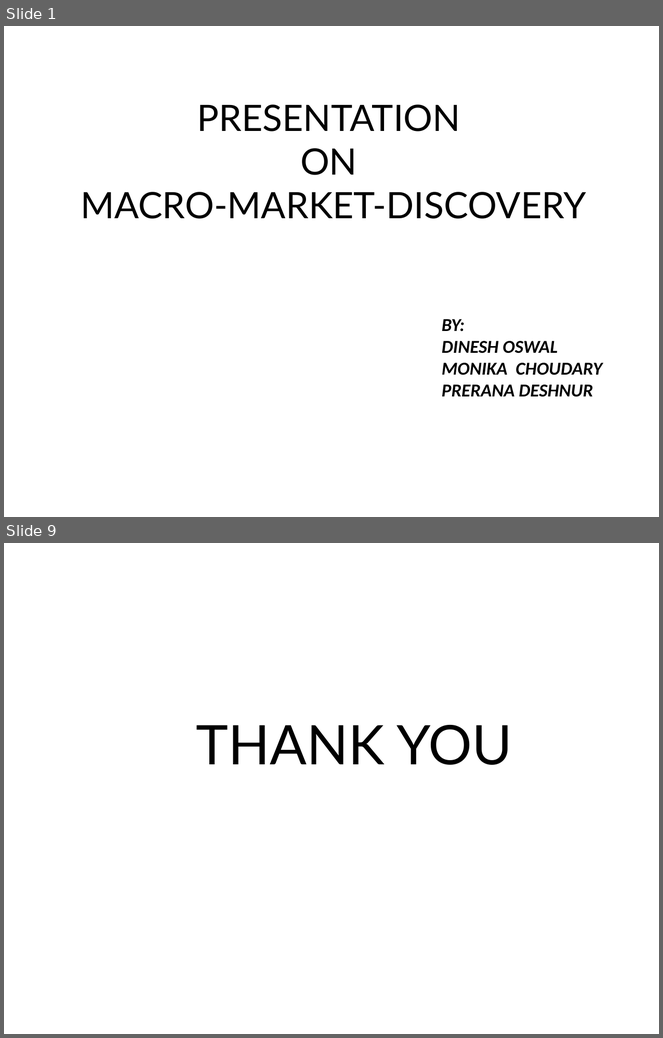
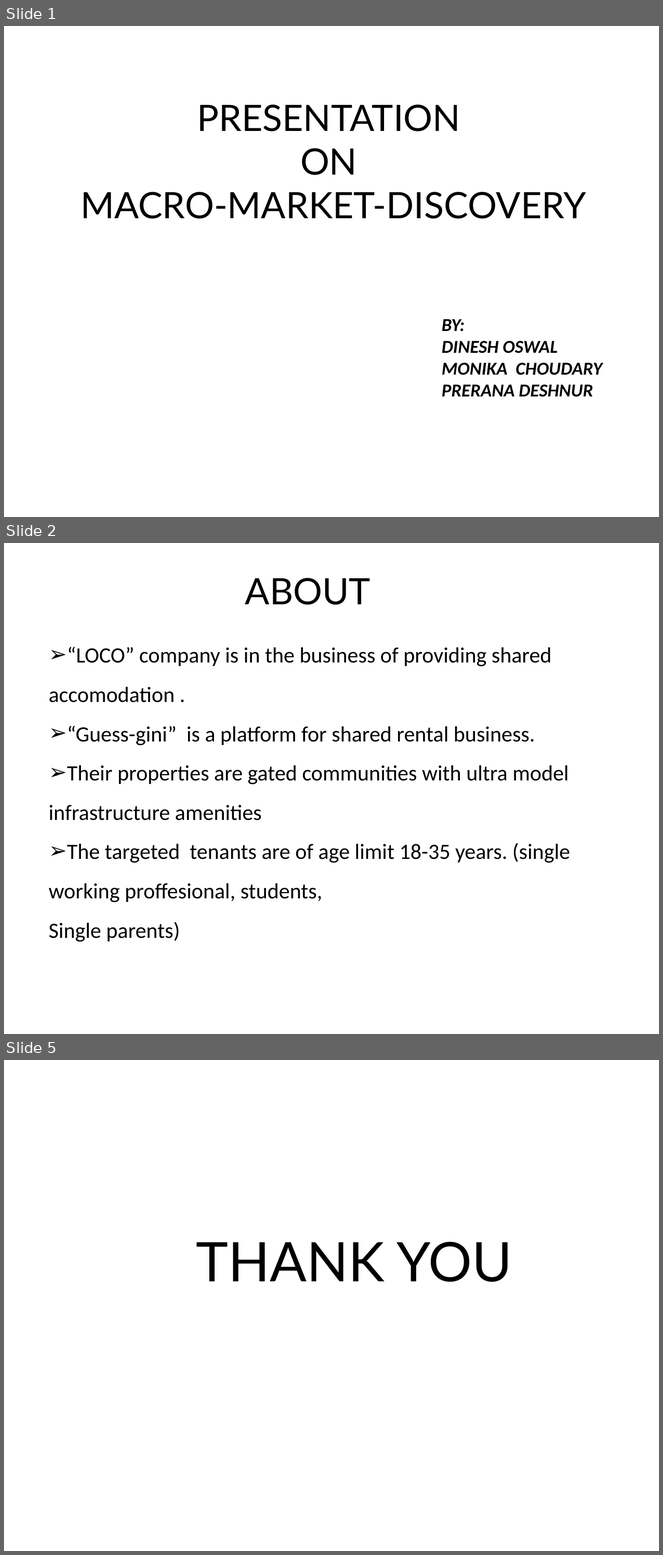
Before and after one commit to dineshoswal333/Playground, a slide deck: finalproject/team1/Macromarketdiscovery/debriefingppt/Team1_Macromarketdiscovery_Dinesh_Presentation.pptx. Shown one above the other, each under a label of ours: slides 1 and 9 before the commit, slides 1, 2 and 5 after it; the slides between them are not shown. The pictures are 663x1038 and 663x1555 pixels, drawn with LibreOffice and Linux fonts; fonts in the diff are those of the drawing. Boxes give left, top, right and bottom in pixels: in the first picture for what was removed or moved away, otherwise in the second. Text is boxed around its words. In the diff, an @@ line names an element or a change of style, - is before the commit and + after.

```diff
--- a/finalproject/team1/Macromarketdiscovery/debriefingppt/Team1_Macromarketdiscovery_Dinesh_Presentation.pptx
+++ b/finalproject/team1/Macromarketdiscovery/debriefingppt/Team1_Macromarketdiscovery_Dinesh_Presentation.pptx
@@ slide 2 added at [4, 543, 659, 1034], background #FFFFFF @@
@@ text added at [245, 578, 371, 605], 40 pt, text #000000 @@
+ABOUT
@@ text added at [49, 647, 570, 942], 24 pt, text #000000 @@
+➢ “LOCO” company is in the business of providing shared accomodation .
+➢ “Guess-gini” is a platform for shared rental business.
+➢ Their properties are gated communities with ultra model infrastructure amenities
+➢ The targeted tenants are of age limit 18-35 years. (single working proffesional, students,
+Single parents)
@@ what was slide 9 is now slide 5 @@
```
Also in this commit, not shown: 2 other slides added, 7 slides removed, 38 other files.
